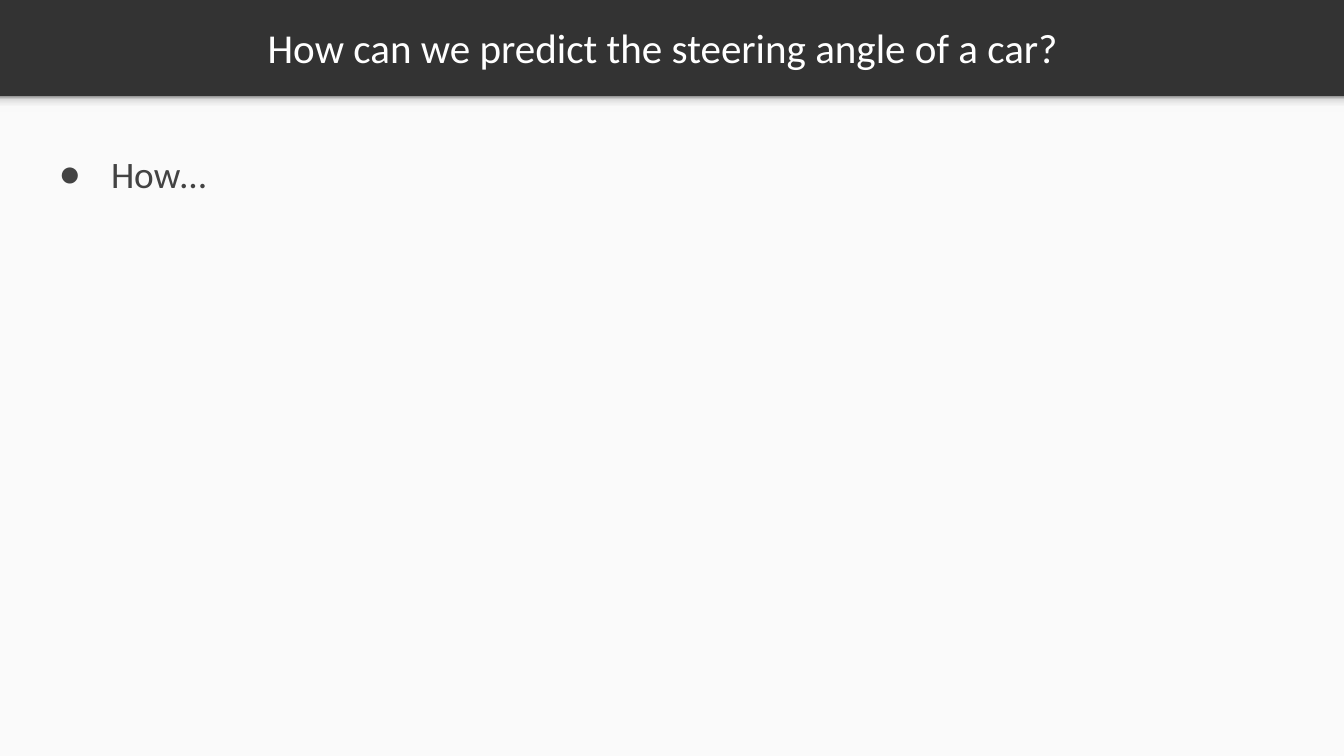
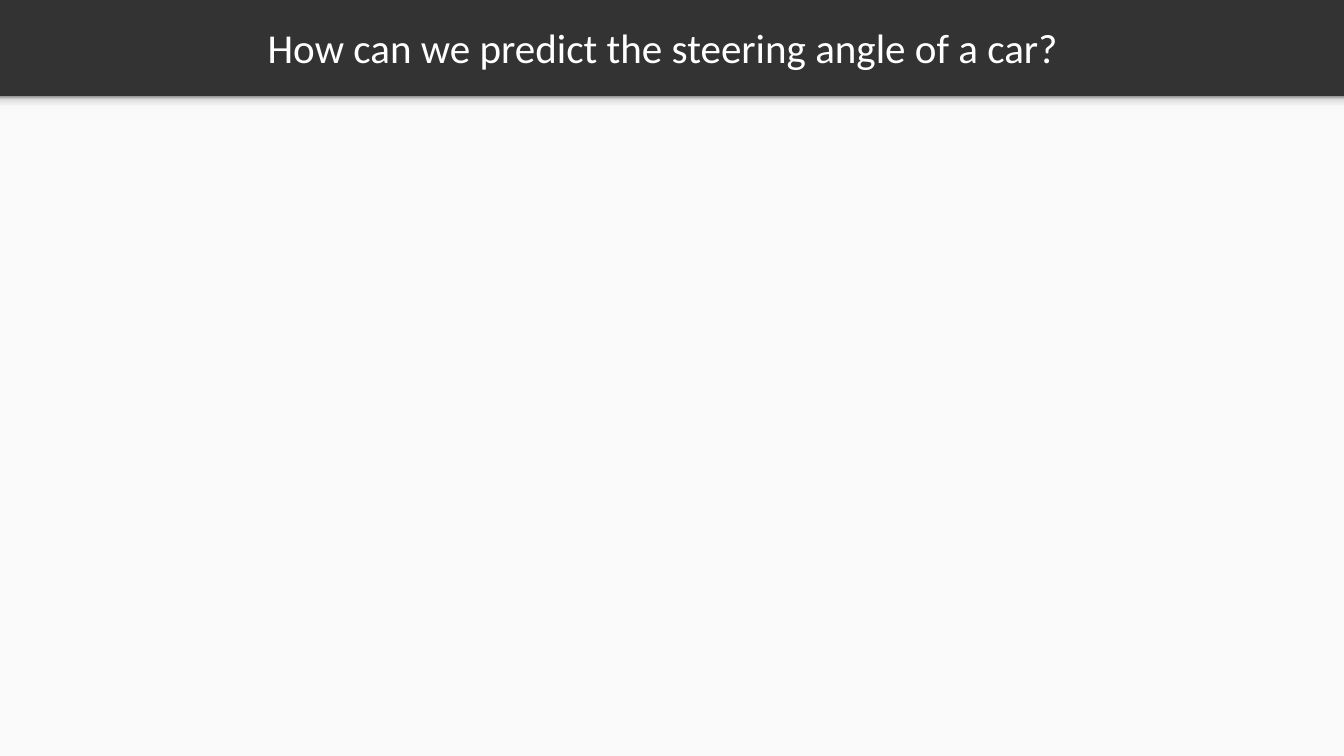
Before and after one commit to markstrefford/1.-Learning-Python-AI-by-Example, a slide deck: slide 6 of 4. Predicting the steering angle of a car/Slides/4.1.pptx. Drawn at 1344x756 pixels with LibreOffice and Linux fonts; fonts in the diff are those of the drawing. Boxes give left, top, right and bottom in pixels: in the first picture for what was removed or moved away, otherwise in the second. Text is boxed around its words. In the diff, an @@ line names an element or a change of style, - is before the commit and + after.

```diff
--- a/4. Predicting the steering angle of a car/Slides/4.1.pptx
+++ b/4. Predicting the steering angle of a car/Slides/4.1.pptx
@@ text removed at <box>111,164,206,189</box> @@
-● How…
```
Also in this commit, not shown: 5 other slides changed, 2 slides added, 2 other files.
